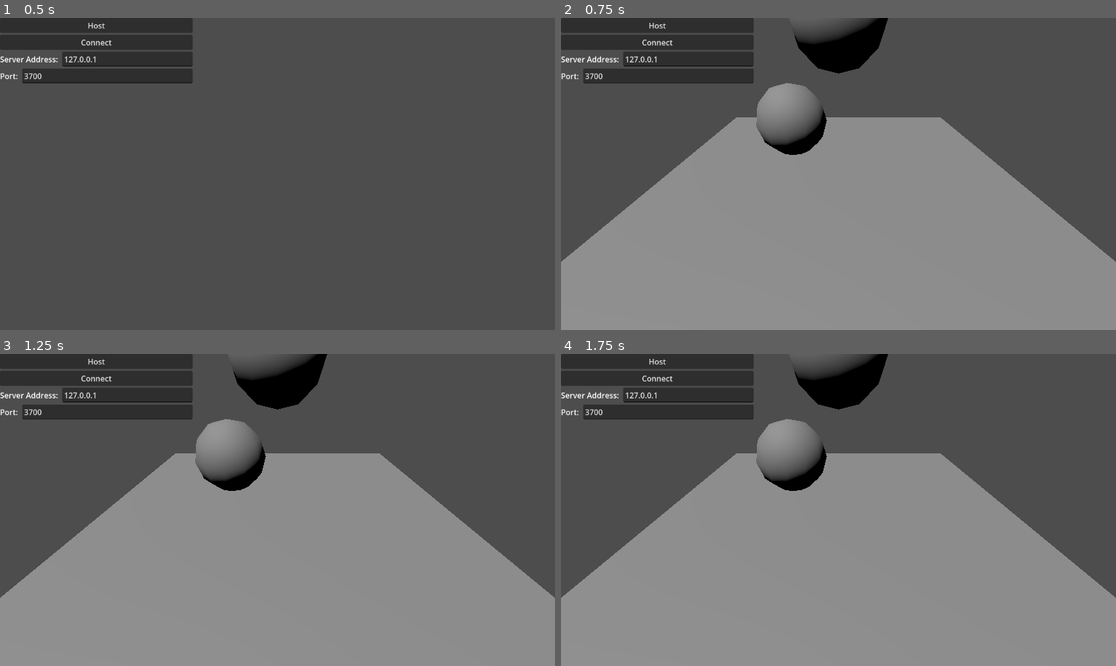
Above: before the commit, frames 1-4 (two rows, left to right).
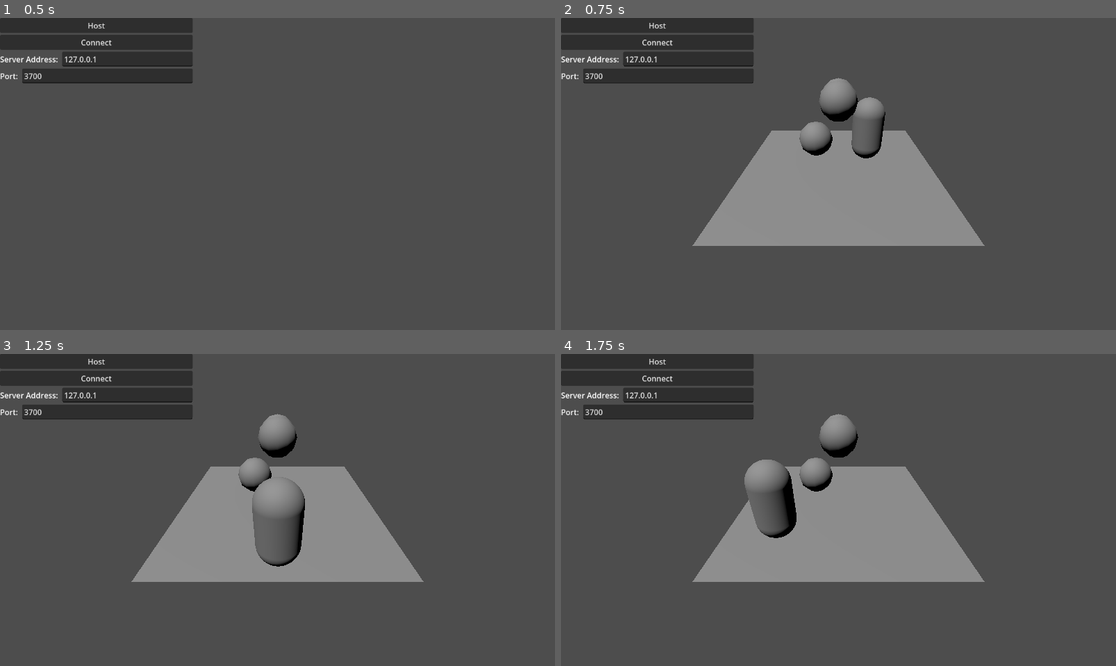
Above: after the commit, the same moments.

Repository: armedturret/XRLive-SDK
Game: Godot game, scene res://scenes/multiplayer_test.tscn
Two runs of this game, one before a commit and one after it. Both use one fixed random seed, a clock stepped at 60 frames per second and the inputs below.
Inputs:
- Up to frame 1 (0.5 s): no input
- Up to frame 2 (0.75 s): tap Enter (ui_accept) at 0.5, 0.6 s; hold Right (ui_right) from 0.53 s (still down)
- Up to frame 3 (1.25 s): keep holding Right (ui_right); tap Enter (ui_accept) at 0.77, 1.07 s
- Up to frame 4 (1.75 s): release Right (ui_right) at 1.28 s; hold Down (ui_down) from 1.28 s (still down); tap Enter (ui_accept) at 1.35, 1.52 s

Frame 1 is identical in both runs. In frame 2, 44% of the frame differs, in the area x 0-100%, y 0-100%; in frame 3, 45%; in frame 4, 44%.

Commit message:
Got basic players working

Diff:
--- a/scenes/test_level.tscn
+++ b/scenes/test_level.tscn
@@ -1,6 +1,7 @@
 [gd_scene format=3 uid="uid://mt0ycsa0yltu"]
 
 [ext_resource type="PackedScene" uid="uid://hjjuhybhmj3t" path="res://scenes/net_sphere.tscn" id="1_2venv"]
+[ext_resource type="Script" uid="uid://bn3f0v3m7bnb1" path="res://scripts/test_level.gd" id="1_paw1w"]
 
 [sub_resource type="PlaneMesh" id="PlaneMesh_3p835"]
 size = Vector2(6, 6)
@@ -8,7 +9,9 @@
 [sub_resource type="BoxShape3D" id="BoxShape3D_3p835"]
 size = Vector3(6, 0.012, 6)
 
-[node name="TestLevel" type="Node3D" unique_id=1490706074]
+[node name="TestLevel" type="Node3D" unique_id=1490706074 node_paths=PackedStringArray("player_root")]
+script = ExtResource("1_paw1w")
+player_root = NodePath("Players")
 
 [node name="Floor" type="StaticBody3D" parent="." unique_id=489133613]
 
@@ -20,7 +23,7 @@
 shape = SubResource("BoxShape3D_3p835")
 
 [node name="Camera3D" type="Camera3D" parent="." unique_id=1162218573]
-transform = Transform3D(1, 0, 0, 0, 0.8224321, 0.56886333, 0, -0.56886333, 0.8224321, 0, 2.0318282, 2.8515635)
+transform = Transform3D(1, 0, 0, 0, 0.8224321, 0.56886333, 0, -0.56886333, 0.8224321, 0, 3.5868084, 5.5876045)
 
 [node name="DirectionalLight3D" type="DirectionalLight3D" parent="." unique_id=1602302696]
 transform = Transform3D(0.78888035, 0.5545839, -0.2647725, 0, 0.43084186, 0.90242743, 0.61454684, -0.71190727, 0.33988267, 0, 0, 0)
@@ -35,3 +38,9 @@
 
 [node name="Sphere3" parent="Bodies" unique_id=1103231903 instance=ExtResource("1_2venv")]
 transform = Transform3D(1, 0, 0, 0, 1, 0, 0, 0, 1, 0, 2.1538126, 0.27572274)
+
+[node name="Players" type="Node3D" parent="." unique_id=1488594435]
+
+[node name="MultiplayerSpawner" type="MultiplayerSpawner" parent="." unique_id=712068760]
+_spawnable_scenes = PackedStringArray("uid://stic3ukapsax")
+spawn_path = NodePath("../Players")
--- /dev/null
+++ b/scenes/test_player.tscn
@@ -0,0 +1,45 @@
+[gd_scene format=3 uid="uid://stic3ukapsax"]
+
+[ext_resource type="Script" uid="uid://rm20vdnp6g6w" path="res://scripts/test_player.gd" id="1_0ax77"]
+[ext_resource type="Script" uid="uid://4e6o3u7jprkl" path="res://scripts/player_input.gd" id="2_22uif"]
+
+[sub_resource type="SceneReplicationConfig" id="SceneReplicationConfig_x4b8f"]
+properties/0/path = NodePath(".:position")
+properties/0/spawn = true
+properties/0/replication_mode = 2
+properties/1/path = NodePath(".:player")
+properties/1/spawn = true
+properties/1/replication_mode = 2
+properties/2/path = NodePath(".:velocity")
+properties/2/spawn = true
+properties/2/replication_mode = 2
+
+[sub_resource type="SceneReplicationConfig" id="SceneReplicationConfig_tmr53"]
+properties/0/path = NodePath("PlayerInput:direction")
+properties/0/spawn = true
+properties/0/replication_mode = 2
+
+[sub_resource type="CapsuleMesh" id="CapsuleMesh_qcd3b"]
+
+[sub_resource type="CapsuleShape3D" id="CapsuleShape3D_88ety"]
+
+[node name="Player" type="CharacterBody3D" unique_id=1232758580 node_paths=PackedStringArray("input")]
+script = ExtResource("1_0ax77")
+input = NodePath("PlayerInput")
+metadata/_custom_type_script = "uid://rm20vdnp6g6w"
+
+[node name="ServerSynchronizer" type="MultiplayerSynchronizer" parent="." unique_id=609127322]
+replication_config = SubResource("SceneReplicationConfig_x4b8f")
+
+[node name="PlayerInput" type="MultiplayerSynchronizer" parent="." unique_id=1841223860]
+replication_config = SubResource("SceneReplicationConfig_tmr53")
+script = ExtResource("2_22uif")
+metadata/_custom_type_script = "uid://4e6o3u7jprkl"
+
+[node name="MeshInstance3D" type="MeshInstance3D" parent="." unique_id=1165958038]
+transform = Transform3D(1, 0, 0, 0, 1, 0, 0, 0, 1, 0, 1, 0)
+mesh = SubResource("CapsuleMesh_qcd3b")
+
+[node name="CollisionShape3D" type="CollisionShape3D" parent="." unique_id=1863884087]
+transform = Transform3D(1, 0, 0, 0, 1, 0, 0, 0, 1, 0, 1, 0)
+shape = SubResource("CapsuleShape3D_88ety")
--- /dev/null
+++ b/scripts/player_input.gd
@@ -0,0 +1,15 @@
+extends MultiplayerSynchronizer
+
+class_name PlayerInput
+
+@export var direction := Vector2()
+
+func _ready() -> void:
+	# Process for local player only
+	set_process(get_multiplayer_authority() == multiplayer.get_unique_id())
+
+
+func _process(_delta: float) -> void:
+	# TODO: Figure out how to wrap XR inputs
+	# TODO: Make conformant with event-based input
+	direction = Input.get_vector("ui_left", "ui_right", "ui_up", "ui_down")
--- /dev/null
+++ b/scripts/test_level.gd
@@ -0,0 +1,45 @@
+extends Node3D
+
+const SPAWN_RANDOM := 3.0
+
+@export var player_root: Node3D
+
+func _ready() -> void:
+	# We only need to spawn players on the server.
+	if not multiplayer.is_server():
+		return
+
+	multiplayer.peer_connected.connect(add_player)
+	multiplayer.peer_disconnected.connect(del_player)
+
+	# Spawn already connected players.
+	for id in multiplayer.get_peers():
+		add_player(id)
+
+	# Spawn the local player
+	add_player(1)
+
+
+func _exit_tree() -> void:
+	if not multiplayer.is_server():
+		return
+	multiplayer.peer_connected.disconnect(add_player)
+	multiplayer.peer_disconnected.disconnect(del_player)
+
+
+func add_player(id: int) -> void:
+	var character := preload("res://scenes/test_player.tscn").instantiate()
+	# Set player id.
+	character.player = id
+	# Randomize character position.
+	var pos := Vector2.from_angle(randf() * 2 * PI)
+	character.position = Vector3(pos.x * SPAWN_RANDOM * randf(), 0, pos.y * SPAWN_RANDOM * randf())
+	character.name = str(id)
+	player_root.add_child(character, true)
+
+
+func del_player(id: int) -> void:
+	# TODO: using node names is not a great idea, store as internal var
+	if not player_root.has_node(str(id)):
+		return
+	player_root.get_node(str(id)).queue_free()
--- /dev/null
+++ b/scripts/test_player.gd
@@ -0,0 +1,33 @@
+# TODO: nuke this entire script
+extends CharacterBody3D
+
+class_name TestPlayer
+
+const SPEED = 5.0
+
+@export var input: PlayerInput
+
+# Set by the authority, synchronized on spawn.
+@export var player := 1 :
+	set(id):
+		player = id
+		# Give authority over the player input to the appropriate peer.
+		if is_inside_tree():
+			input.set_multiplayer_authority(id)
+
+
+func _enter_tree() -> void:
+	input.set_multiplayer_authority(player)
+
+
+func _physics_process(_delta: float) -> void:
+	# Handle movement.
+	var direction := (transform.basis * Vector3(input.direction.x, 0, input.direction.y)).normalized()
+	if direction:
+		velocity.x = direction.x * SPEED
+		velocity.z = direction.z * SPEED
+	else:
+		velocity.x = move_toward(velocity.x, 0, SPEED)
+		velocity.z = move_toward(velocity.z, 0, SPEED)
+
+	move_and_slide()
Not shown, added: scripts/player_input.gd.uid
Not shown, added: scripts/test_level.gd.uid
Not shown, added: scripts/test_player.gd.uid
